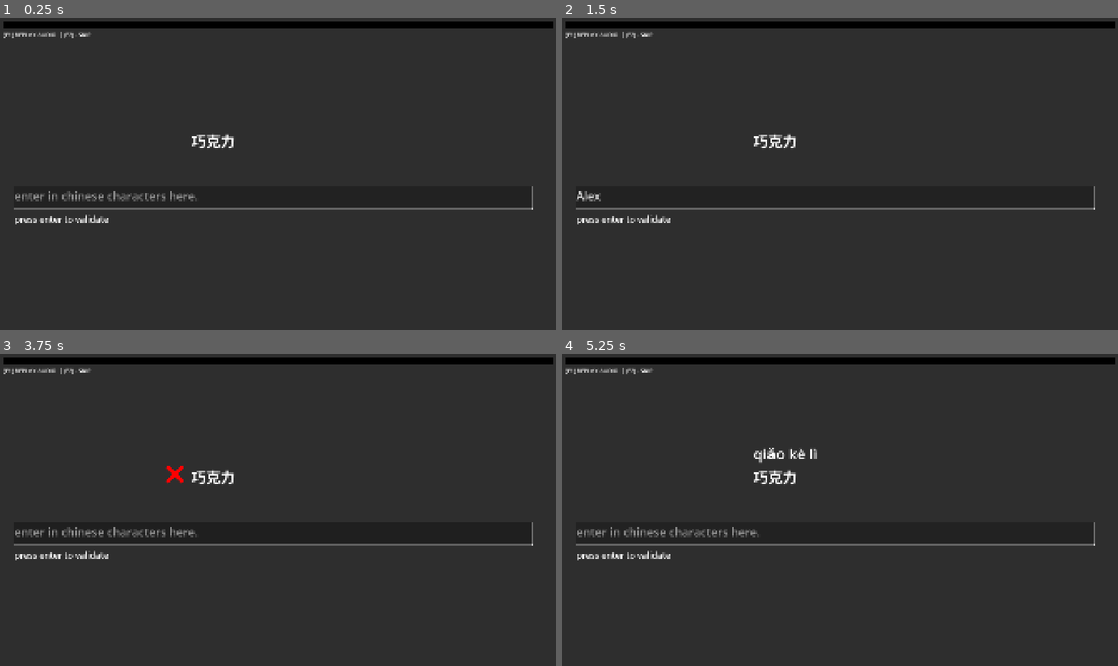
Above: before the commit, frames 1-4 (two rows, left to right).
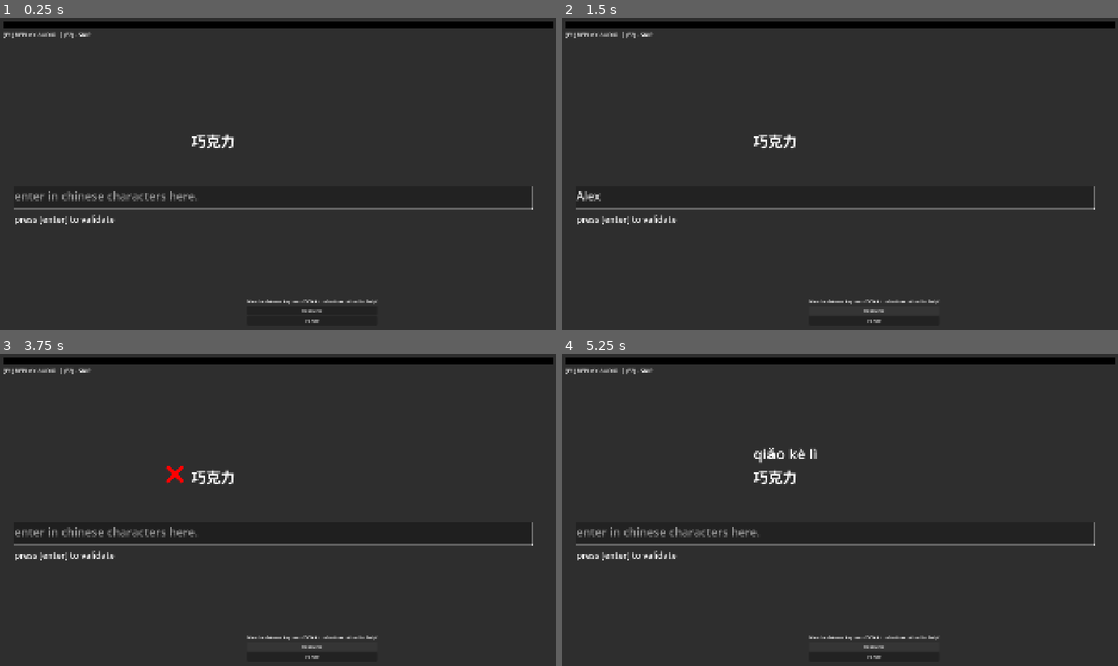
Above: after the commit, the same moments.

Repository: mathew-tran/chinese-learner
Game: Godot game, scene res://Scenes/Main.tscn
Two runs of this game, one before a commit and one after it. Both use one fixed random seed, a clock stepped at 60 frames per second and the inputs below.
Inputs (mouse positions are in pixels of both pictures, inside the frame that each line leads up to):
- Up to frame 1 (0.25 s): no input
- Up to frame 2 (1.5 s): click (834, 195) at 0.52 s; type "Alex" at 0.6 s; click (873, 311) at 1.25 s, where only the run after the commit has a clickable "Resource"
- Up to frame 3 (3.75 s): click (311, 647) at 2 s, where only the run after the commit has a clickable "Resource"; click (311, 647) at 2.75 s, where only the run after the commit has a clickable "Resource"; tap Enter at 3.5 s
- Up to frame 4 (5.25 s): tap Enter at 4.25, 5 s

The runs differ from the first frame. In frame 1, 0.4% of the frame differs, in the area x 7-68%, y 63-98%; in frame 2, 0.4%; in frame 3, 0.4%; in frame 4, 0.4%.
Error in both runs: Invalid access of index '0' on a base object of type: 'PackedStringArray'. (res://Scripts/TargetSentence.gd:13)

Commit message:
add language popup

Diff:
--- /dev/null
+++ b/Prefabs/LanguagePopup.tscn
@@ -0,0 +1,26 @@
+[gd_scene load_steps=2 format=3 uid="uid://vkci5daj3uyn"]
+
+[ext_resource type="Script" uid="uid://pyegpiqk7qes" path="res://Scripts/LanguagePopup.gd" id="1_2oowv"]
+
+[node name="VBoxContainer" type="VBoxContainer"]
+offset_left = 762.0
+offset_top = 958.0
+offset_right = 1062.0
+offset_bottom = 1016.0
+script = ExtResource("1_2oowv")
+metadata/_edit_group_ = true
+
+[node name="Label" type="Label" parent="."]
+layout_mode = 2
+text = "Need a chinese keyboard? Click the button below for help!"
+
+[node name="Button" type="Button" parent="."]
+layout_mode = 2
+text = "Resource"
+
+[node name="CloseButton" type="Button" parent="."]
+layout_mode = 2
+text = "CLOSE"
+
+[connection signal="button_up" from="Button" to="." method="_on_button_button_up"]
+[connection signal="button_up" from="CloseButton" to="." method="_on_close_button_button_up"]
--- a/Scenes/Main.tscn
+++ b/Scenes/Main.tscn
@@ -8,6 +8,7 @@
 [ext_resource type="Script" uid="uid://dc5g1pst2xkj3" path="res://Scripts/StatusSymbol.gd" id="6_v1gob"]
 [ext_resource type="AudioStream" uid="uid://bwsy6ig6nyv7n" path="res://Audio/chips-stack-1.ogg" id="7_50glp"]
 [ext_resource type="AudioStream" uid="uid://fd6nejgrbjes" path="res://Audio/chips-stack-2.ogg" id="8_vy5pj"]
+[ext_resource type="PackedScene" uid="uid://vkci5daj3uyn" path="res://Prefabs/LanguagePopup.tscn" id="9_vy5pj"]
 
 [sub_resource type="StyleBoxFlat" id="StyleBoxFlat_50glp"]
 bg_color = Color(0, 0, 0, 1)
@@ -21,7 +22,7 @@
 TargetText = NodePath("Panel/TargetSentence")
 PlayerText = NodePath("Panel/TextEdit")
 TranslatedText = NodePath("Panel/TranslatedSentence")
-AnswerSymbol = NodePath("Status")
+AnswerSymbol = NodePath("Panel/Status")
 metadata/_edit_horizontal_guides_ = [-180.0]
 
 [node name="Panel" type="Panel" parent="."]
@@ -105,7 +106,8 @@
 wait_time = 0.2
 autostart = true
 
-[node name="Status" type="TextureRect" parent="."]
+[node name="Status" type="TextureRect" parent="Panel"]
+layout_mode = 0
 offset_left = 571.0
 offset_top = 383.0
 offset_right = 635.0
@@ -113,29 +115,31 @@
 texture = ExtResource("5_pbw6q")
 script = ExtResource("6_v1gob")
 
-[node name="Label" type="Label" parent="."]
+[node name="Label" type="Label" parent="Panel"]
+layout_mode = 0
 offset_left = 49.0
 offset_top = 673.0
 offset_right = 374.0
 offset_bottom = 715.0
 theme_override_font_sizes/font_size = 30
-text = "press enter to validate"
+text = "press [enter] to validate"
 
-[node name="GoodSFX" type="AudioStreamPlayer2D" parent="."]
+[node name="GoodSFX" type="AudioStreamPlayer2D" parent="Panel"]
 stream = ExtResource("7_50glp")
 
-[node name="BadSFX" type="AudioStreamPlayer2D" parent="."]
+[node name="BadSFX" type="AudioStreamPlayer2D" parent="Panel"]
 stream = ExtResource("8_vy5pj")
 
-[node name="Label2" type="Label" parent="."]
+[node name="Label2" type="Label" parent="Panel"]
+layout_mode = 1
 anchors_preset = 12
 anchor_top = 1.0
 anchor_right = 1.0
 anchor_bottom = 1.0
 offset_left = 10.0
-offset_top = 44.0
+offset_top = -1036.0
 offset_right = 313.0
-offset_bottom = 72.0
+offset_bottom = -1008.0
 grow_horizontal = 2
 grow_vertical = 0
 size_flags_vertical = 8
@@ -143,16 +147,17 @@
 text = "(F1) REPLAY AUDIO  | (F2) - SKIP"
 vertical_alignment = 1
 
-[node name="ProgressBar" type="ProgressBar" parent="."]
+[node name="ProgressBar" type="ProgressBar" parent="Panel"]
+layout_mode = 1
 anchors_preset = 8
 anchor_left = 0.5
 anchor_top = 0.5
 anchor_right = 0.5
 anchor_bottom = 0.5
-offset_left = 10.0
-offset_top = 8.5
-offset_right = 1910.0
-offset_bottom = 35.5
+offset_left = -950.0
+offset_top = -531.5
+offset_right = 950.0
+offset_bottom = -504.5
 grow_horizontal = 2
 grow_vertical = 2
 theme_override_styles/background = SubResource("StyleBoxFlat_50glp")
@@ -160,6 +165,13 @@
 value = 10.0
 show_percentage = false
 
+[node name="VBoxContainer" parent="Panel" instance=ExtResource("9_vy5pj")]
+layout_mode = 0
+offset_left = 853.0
+offset_top = 965.0
+offset_right = 1153.0
+offset_bottom = 1023.0
+
 [connection signal="CompletedTalking" from="Panel/TargetSentence" to="." method="_on_target_sentence_completed_talking"]
 [connection signal="OnEnterPressed" from="Panel/TextEdit" to="." method="_on_text_edit_on_enter_pressed"]
 [connection signal="text_changed" from="Panel/TextEdit" to="Panel/TextEdit" method="_on_text_changed"]
--- /dev/null
+++ b/Scripts/Autoloads/GameData.gd
@@ -0,0 +1,49 @@
+extends Node
+
+var Data = {}
+
+var SavePath = "user://savegame.save"
+
+var bLoaded = false
+
+signal OnLoaded
+
+func _ready() -> void:
+	Load()
+
+func Save():
+	var saveFile = FileAccess.open(SavePath, FileAccess.WRITE)
+	saveFile.store_line(JSON.stringify(Data))
+
+func Clear():
+	Data.clear()
+	Save()
+
+func Load():
+	if FileAccess.file_exists(SavePath) == false:
+		pass
+	else:
+		var loadFile = FileAccess.open(SavePath, FileAccess.READ)
+		var json = JSON.new()
+		var parsedJSON = json.parse(loadFile.get_line())
+		if not parsedJSON == OK:
+			print(json.get_error_message())
+		else:
+			Data = json.data
+	OnLoaded.emit()
+	bLoaded = true
+
+
+func AwaitValue(key):
+	while bLoaded == false:
+		await get_tree().create_timer(.1).timeout
+	return GetValue(key)
+
+func GetValue(key):
+	if(Data.has(key)):
+		return Data[key]
+	return null
+
+func SetValue(key, value):
+	Data[key] = value
+	Save()
--- a/Scripts/CharacterButton.gd
+++ /dev/null
@@ -1 +0,0 @@
-extends Button
--- a/Scripts/Game.gd
+++ b/Scripts/Game.gd
@@ -29,8 +29,8 @@
 	TranslatedText.text = ""
 	AnswerSymbol.Hide()
 	PlayerText.text = ""
-	$ProgressBar.value = Index
-	$ProgressBar.max_value = len(AllSentences)
+	$Panel/ProgressBar.value = Index
+	$Panel/ProgressBar.max_value = len(AllSentences)
 	$Panel/Pinyin.text = ""
 	Index += 1
 	PlayerText.editable = true
@@ -58,7 +58,7 @@
 		TranslatedText.text = Sentence.TranslatedSentence
 		AnswerSymbol.ShowState(StatusSymbol.STATE.CORRECT)
 		TargetText.SayTranslatedSentence()
-		$GoodSFX.play()
+		$Panel/GoodSFX.play()
 		ShowPinyin()
 	else:
 		print("INCORRECT!")
@@ -66,7 +66,7 @@
 		PlayerText.text = ""
 		AnswerSymbol.ShowState(StatusSymbol.STATE.INCORRECT)
 		Retry()
-		$BadSFX.play()
+		$Panel/BadSFX.play()
 
 func FailAttempt():
 	tryAmount += 1
--- /dev/null
+++ b/Scripts/LanguagePopup.gd
@@ -0,0 +1,14 @@
+extends VBoxContainer
+
+func _ready() -> void:
+	var result = await GameData.AwaitValue("bShowLanguagePopup")
+	if result != null and result == false:
+		queue_free()
+
+func _on_button_button_up() -> void:
+	OS.shell_open("https://support.microsoft.com/en-us/windows/language-packs-for-windows-a5094319-a92d-18de-5b53-1cfc697cfca8")
+
+
+func _on_close_button_button_up() -> void:
+	GameData.SetValue("bShowLanguagePopup", false)
+	queue_free()
--- a/project.godot
+++ b/project.godot
@@ -22,6 +22,7 @@
 [autoload]
 
 Helper="*res://Scripts/Autoloads/Helper.gd"
+GameData="*res://Scripts/Autoloads/GameData.gd"
 
 [display]
 
Not shown: 1 places in Scenes/Main.tscn that only renumber resources
Not shown, added: Scripts/Autoloads/GameData.gd.uid
Not shown, removed: Scripts/CharacterButton.gd.uid
Not shown, added: Scripts/LanguagePopup.gd.uid
